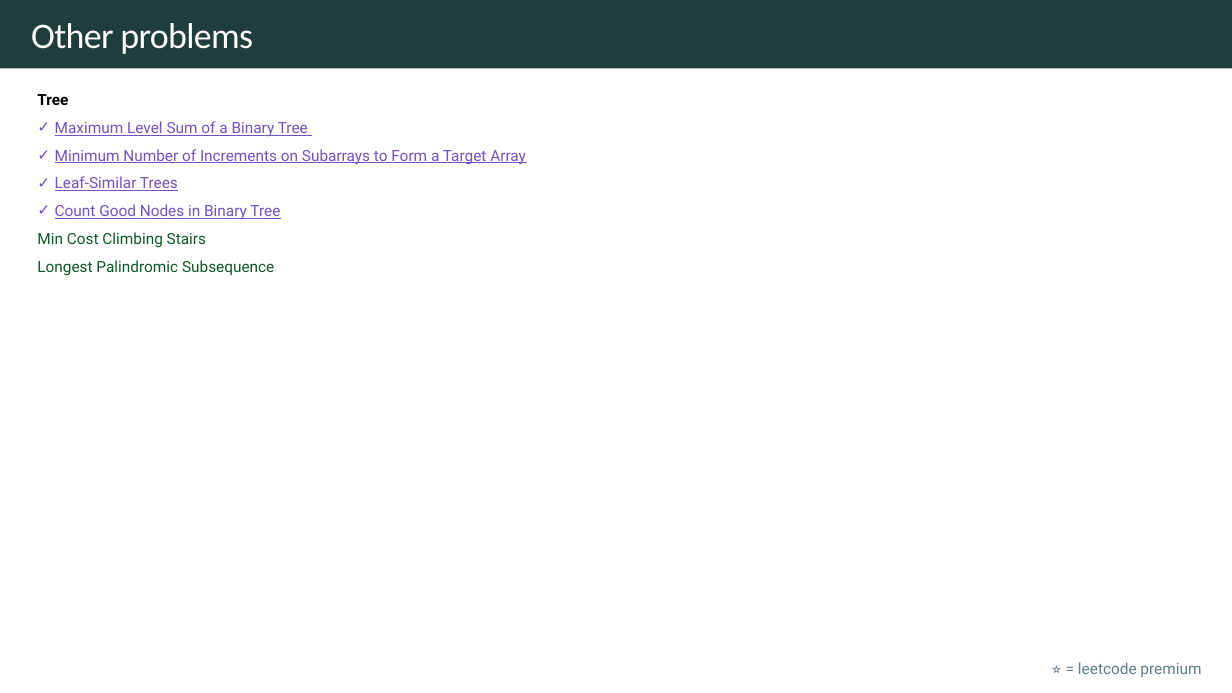
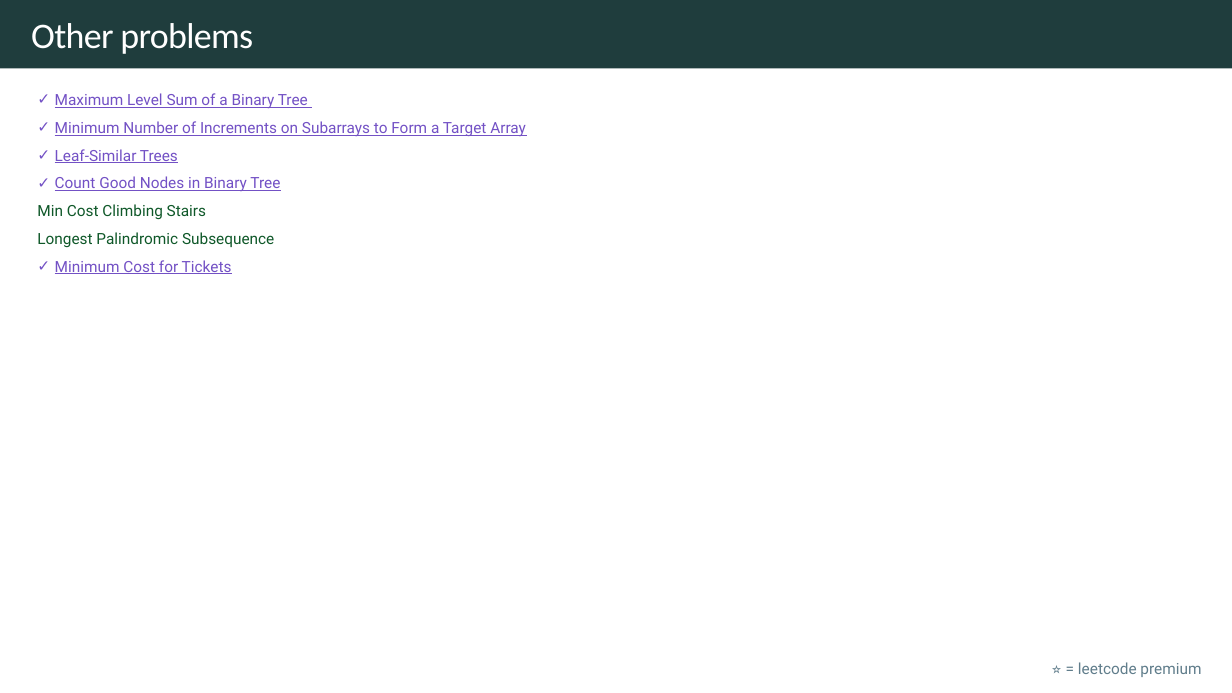
Before and after one commit to rfdavid/coding-interview-handbook-cpp, a slide deck: slide 7 of Algorithm and problem Solving Cheatsheet.pptm. Drawn at 1232x693 pixels with LibreOffice and Linux fonts; fonts in the diff are those of the drawing. Boxes give left, top, right and bottom in pixels: in the first picture for what was removed or moved away, otherwise in the second. Text is boxed around its words. In the diff, an @@ line names an element or a change of style, - is before the commit and + after.

```diff
--- a/Algorithm and problem Solving Cheatsheet.pptm
+++ b/Algorithm and problem Solving Cheatsheet.pptm
@@ text at bbox=[37, 94, 68, 105]: paragraph removed @@
-Tree
@@ text at bbox=[55, 260, 232, 274]: paragraph added @@
+✓ Minimum Cost for Tickets
```
Also in this commit, not shown: 11 other slides changed, 14 slides added, 1 slide removed, 16 other files.
